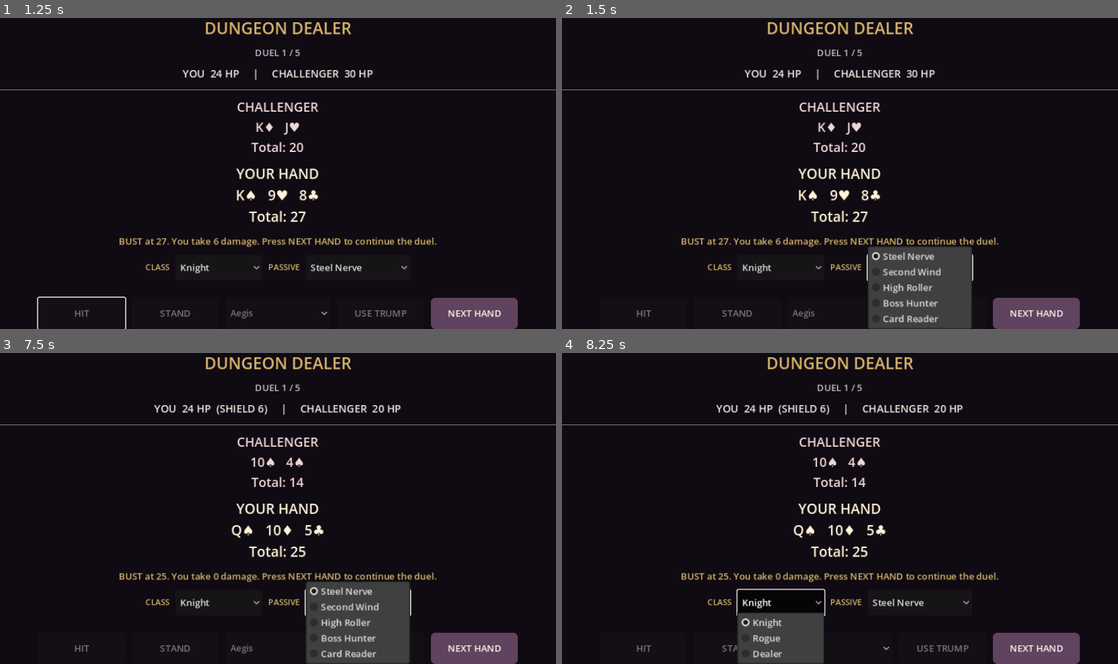
Above: before the commit, frames 1-4 (two rows, left to right).
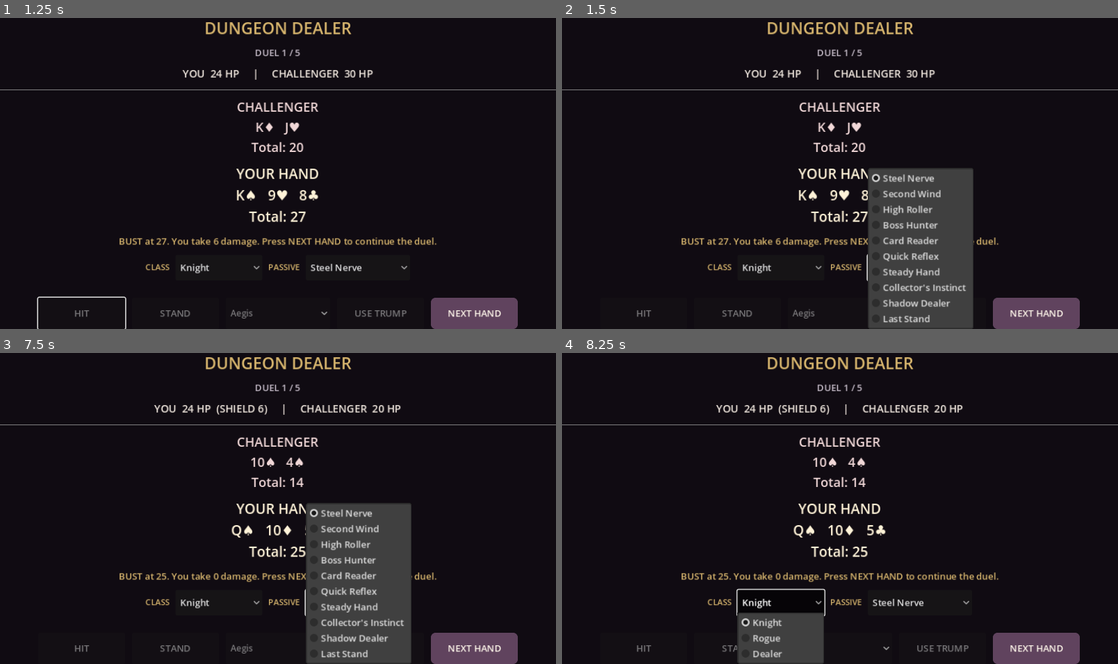
Above: after the commit, the same moments.

Repository: kage049754/manusgame
Game: Godot game, scene res://scenes/main.tscn
The game is run twice, just before and just after one commit, with the same random seed, the same clock (stepped at 60 frames per second) and the same inputs.
Inputs:
- Up to frame 1 (1.25 s): click "HIT" at 0.5 s
- Up to frame 2 (1.5 s): click "Steel Nerve" at 1.25 s
- Up to frame 3 (7.5 s): click "NEXT HAND" at 2 s; click "STAND" at 2.75 s; click "NEXT HAND" at 3.5 s; click "USE TRUMP" at 4.25 s; click "HIT" at 5 s; click "Knight" at 5.75 s; click "Knight" at 6.5 s; click "Steel Nerve" at 7.25 s
- Up to frame 4 (8.25 s): click "Knight" at 8 s

Frame 1 is identical in both runs. In frame 2, 5.6% of the frame differs, in the area x 55-74%, y 48-100%; in frame 3, 5.6%; in frame 4, nothing differs.

Commit message:
Expand passive roster to ten functional choices

Diff:
--- a/scripts/main.gd
+++ b/scripts/main.gd
@@ -94,7 +94,7 @@
 	build_row.add_child(passive_label)
 	passive_select = OptionButton.new()
 	passive_select.custom_minimum_size = Vector2(180, 44)
-	for passive_name in ["Steel Nerve", "Second Wind", "High Roller", "Boss Hunter", "Card Reader"]:
+	for passive_name in ["Steel Nerve", "Second Wind", "High Roller", "Boss Hunter", "Card Reader", "Quick Reflex", "Steady Hand", "Collector's Instinct", "Shadow Dealer", "Last Stand"]:
 		passive_select.add_item(passive_name)
 	build_row.add_child(passive_select)
 
@@ -211,8 +211,14 @@
 		var damage := 8
 		if class_select.get_item_text(class_select.selected) == "Knight" or passive_select.get_item_text(passive_select.selected) == "Steel Nerve":
 			damage = maxi(0, damage - 2)
+		if passive_select.get_item_text(passive_select.selected) == "Quick Reflex":
+			damage = maxi(0, damage - 1)
 		if passive_select.get_item_text(passive_select.selected) == "High Roller":
 			damage += 2
+		if passive_select.get_item_text(passive_select.selected) == "Quick Reflex":
+			damage = maxi(0, damage - 1)
+		if passive_select.get_item_text(passive_select.selected) == "Steady Hand" and _hand_total(player_hand) >= 18 and _hand_total(player_hand) <= 20:
+			damage = maxi(0, damage - 2)
 		var blocked: int = mini(shield, damage)
 		damage -= blocked
 		shield -= blocked
@@ -241,6 +247,10 @@
 			damage += 2
 		if passive_select.get_item_text(passive_select.selected) == "High Roller":
 			damage += 4
+		if passive_select.get_item_text(passive_select.selected) == "Last Stand" and player_hp <= 10:
+			damage += 3
+		if passive_select.get_item_text(passive_select.selected) == "Collector's Instinct":
+			player_hp = mini(STARTING_HP, player_hp + 1)
 		if passive_select.get_item_text(passive_select.selected) == "Boss Hunter" and encounter == MAX_ENCOUNTERS:
 			damage += 4
 		if passive_select.get_item_text(passive_select.selected) == "Second Wind" and not second_wind_used:
@@ -283,6 +293,8 @@
 		"Perfect Draw":
 			var candidates: Array[Dictionary] = []
 			var draw_count := 4 if class_select.get_item_text(class_select.selected) == "Dealer" else 3
+			if passive_select.get_item_text(passive_select.selected) == "Shadow Dealer":
+				draw_count += 1
 			for _i in range(draw_count):
 				candidates.append(_draw_card())
 			var chosen: Dictionary = candidates[0]
